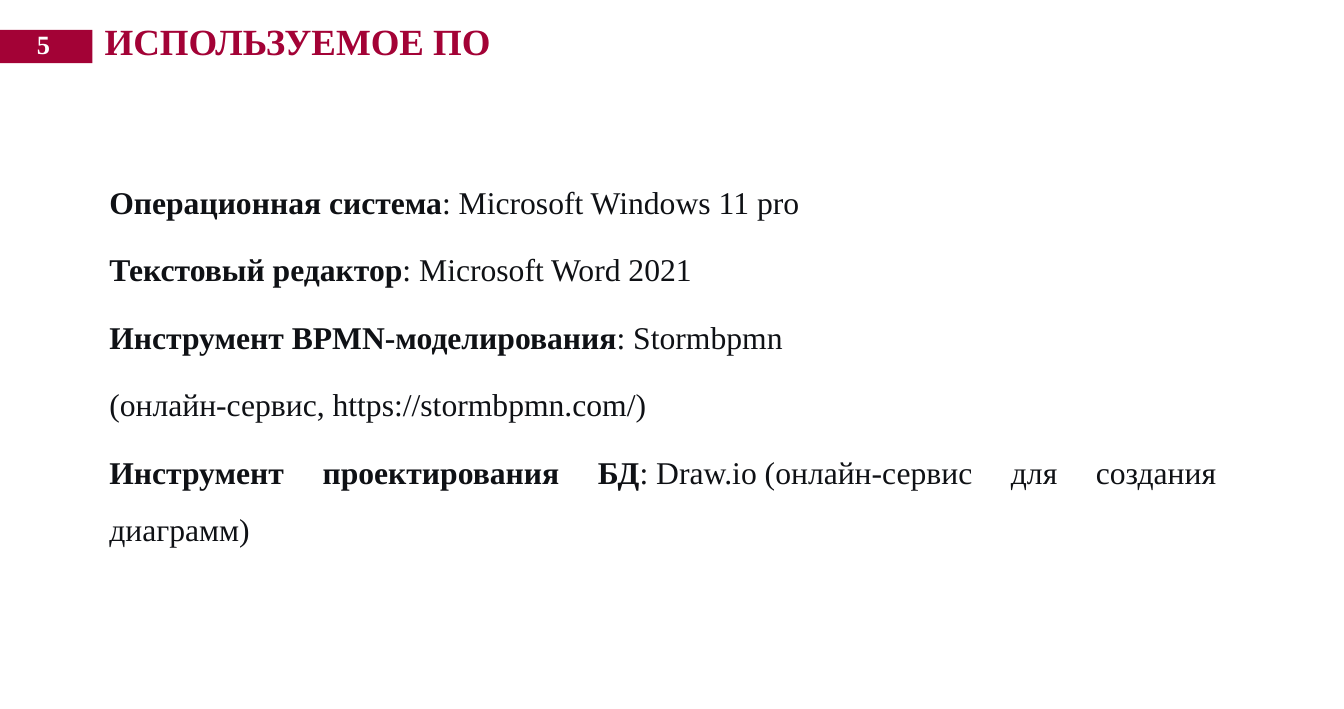
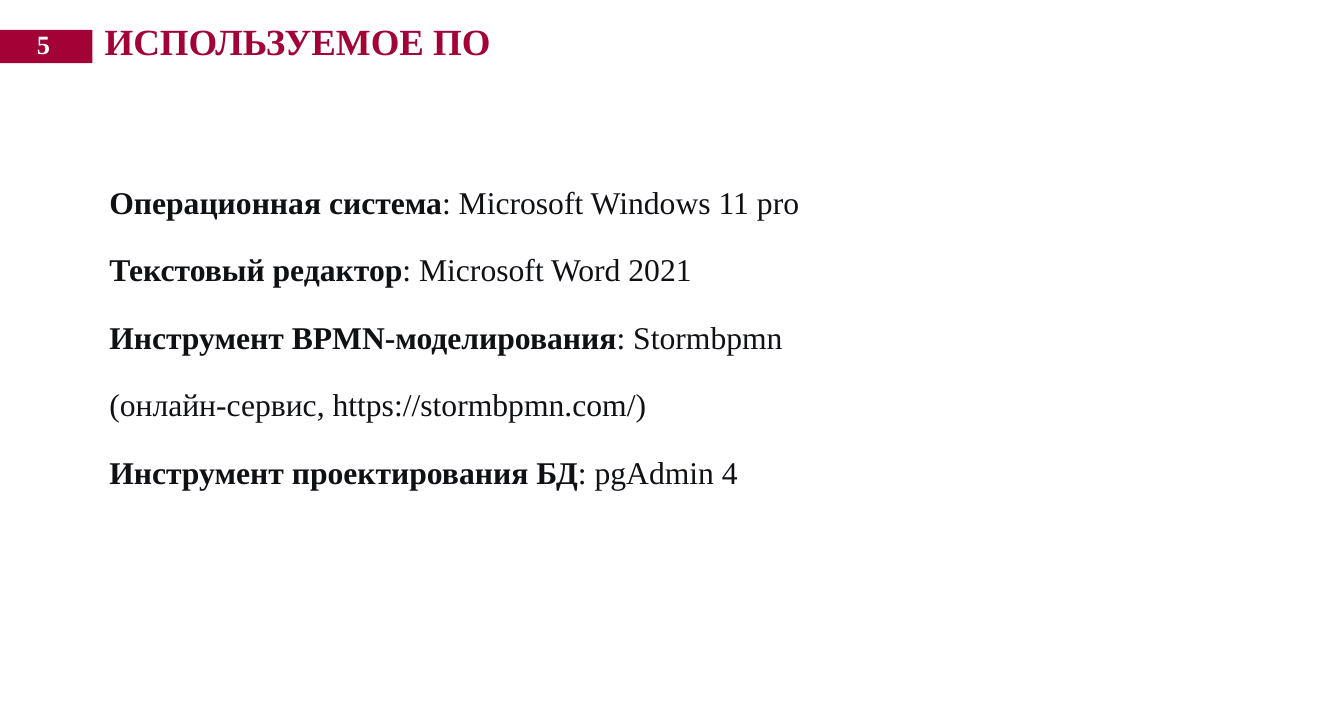
Before and after one commit to xramokkk/lab-2, a slide deck: slide 5 of лаб 2.pptx. Drawn at 1344x709 pixels with LibreOffice and Linux fonts; fonts in the diff are those of the drawing; background and template pictures are left out. Boxes give left, top, right and bottom in pixels: in the first picture for what was removed or moved away, otherwise in the second. Text is boxed around its words. In the diff, an @@ line names an element or a change of style, - is before the commit and + after.

```diff
--- a/лаб 2.pptx
+++ b/лаб 2.pptx
@@ text at box(109, 462, 738, 490): text changed; bold on @@
-Инструмент проектирования БД: Draw.io (онлайн-сервис для создания диаграмм)
+Инструмент проектирования БД: pgAdmin 4
```
Also in this commit, not shown: 37 other slides changed.
